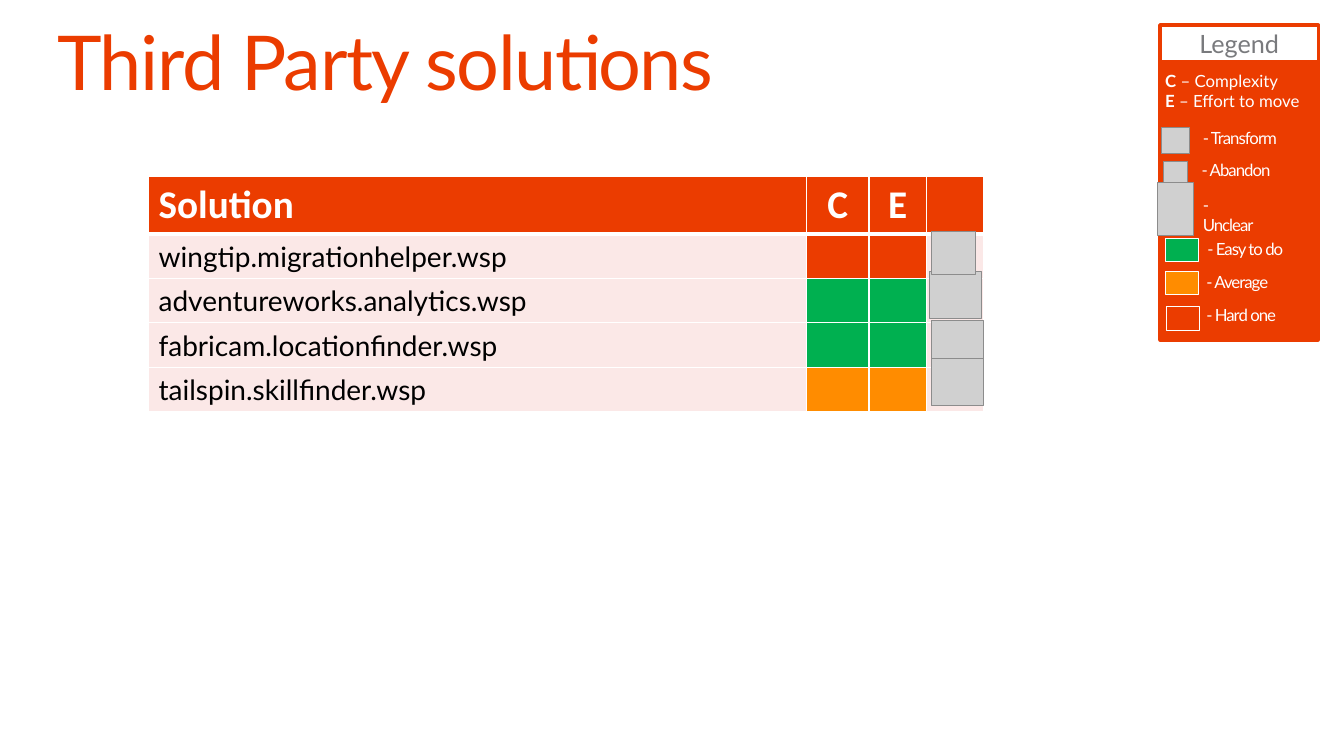
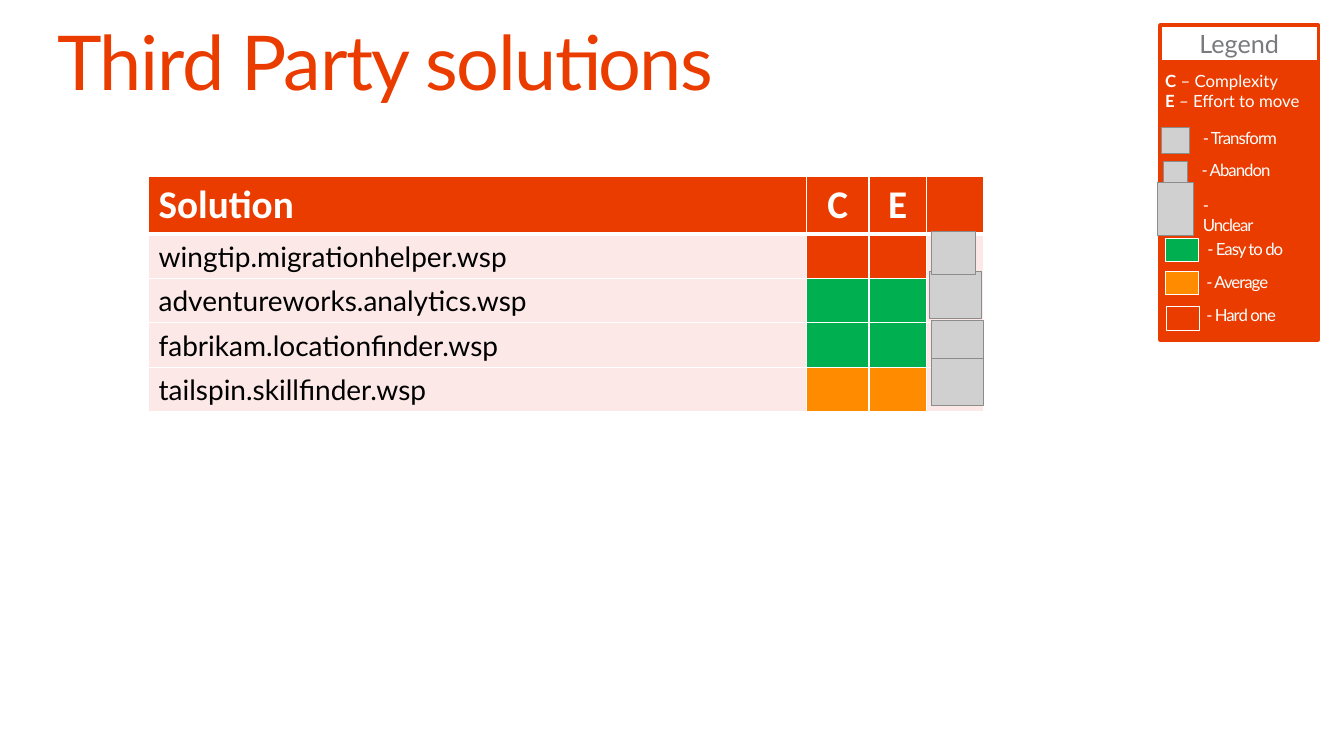
Before and after one commit to SharePoint/PnP-Guidance, a slide deck: slide 18 of PnP Transformation Process/Samples/PnP Transformation - Solution Assessment Report - Contoso.pptx. Drawn at 1344x756 pixels with LibreOffice and Linux fonts; fonts in the diff are those of the drawing; grey boxes stand for pictures; background and template pictures are left out. Boxes give left, top, right and bottom in pixels: in the first picture for what was removed or moved away, otherwise in the second. Text is boxed around its words. In the diff, an @@ line names an element or a change of style, - is before the commit and + after.

```diff
--- a/PnP Transformation Process/Samples/PnP Transformation - Solution Assessment Report - Contoso.pptx
+++ b/PnP Transformation Process/Samples/PnP Transformation - Solution Assessment Report - Contoso.pptx
@@ table at <box>148,176,983,409</box> @@
-row 4, column 1: fabricam.locationfinder.wsp
+row 4, column 1: fabrikam.locationfinder.wsp
```
Also in this commit, not shown: 2 other slides changed, 1 other file.
